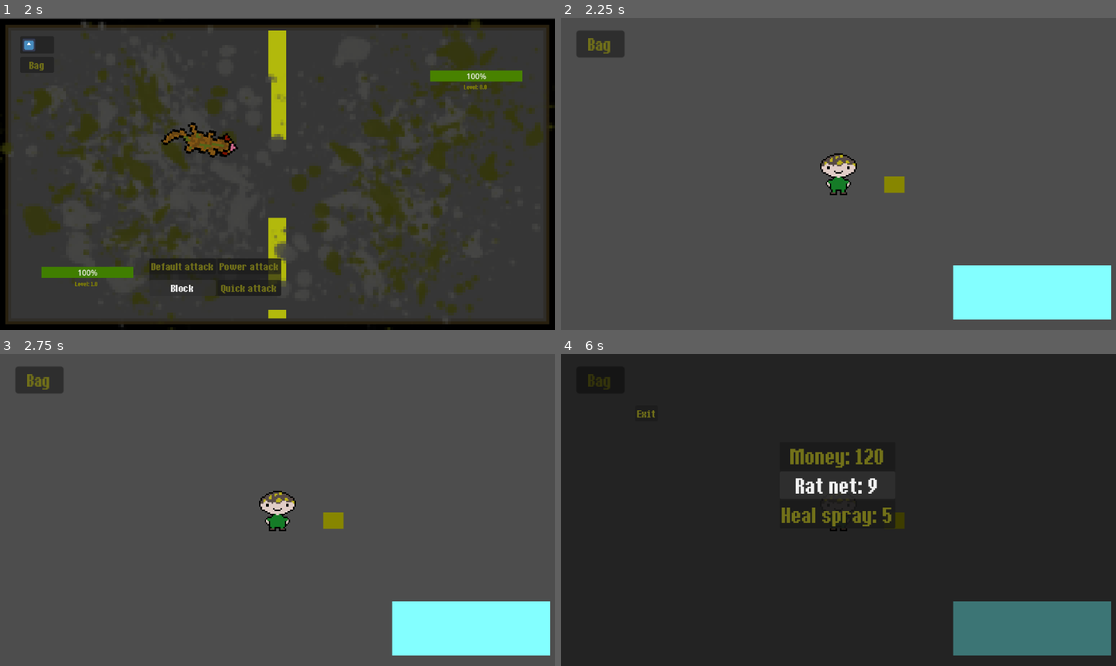
Above: before the commit, frames 1-4 (two rows, left to right).
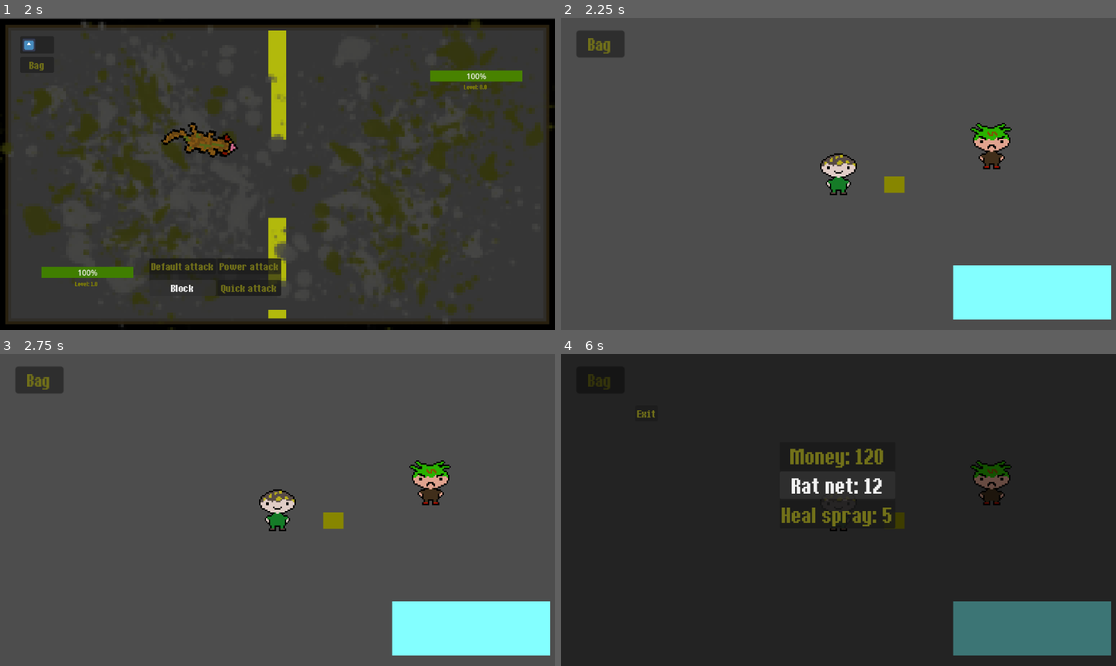
Above: after the commit, the same moments.

Repository: jjoseph-3/digi-game
Game: Godot game, scene res://Scenes/combat_ui.tscn
Same seed, same stepped clock (60 frames per second), same inputs: the game is played once before the commit and once after it. This scene is started directly instead of the project's main scene. The engine's default icon, where the game draws it, is replaced by a stand-in: a white triangle on a blue panel in a dark square.
Inputs (mouse positions are in pixels of both pictures, inside the frame that each line leads up to):
- Up to frame 1 (2 s): click "Default attack" at 0.5 s; click "Block" at 1.25 s
- Up to frame 2 (2.25 s): click "Power attack" at 2 s
- Up to frame 3 (2.75 s): no input
- Up to frame 4 (6 s): click "Bag" at 2.75 s; click "Money: 120" at 3.5 s; click "Rat net: 12" at 4.25 s; click (838, 485) at 5 s, where only the run before the commit has a clickable "Rat net: 11"; click (838, 485) at 5.75 s, where only the run before the commit has a clickable "Rat net: 10"

Frame 1 is identical in both runs. In frame 2, 0.7% of the frame differs, in the area x 73-82%, y 33-49%; in frame 3, 1.0%; in frame 4, 1.1%, in the area x 41-82%, y 34-49%.
Error before the commit: Invalid call. Nonexistent function 'net_thrown' in base 'Nil'. (res://Scripts/button.gd:29)

Commit message:
added a boss and calculated thier stats

Diff:
--- a/main-game/Scenes/Level.tscn
+++ b/main-game/Scenes/Level.tscn
@@ -2,6 +2,7 @@
 
 [ext_resource type="Script" uid="uid://vcqffrur7y1a" path="res://Scripts/level.gd" id="1_vsvp5"]
 [ext_resource type="PackedScene" uid="uid://c5i1pjey6fn3x" path="res://Scenes/Wild_rat.tscn" id="2_8rbpu"]
+[ext_resource type="PackedScene" uid="uid://cjv5ey7mtbhy5" path="res://Scenes/boss.tscn" id="3_8rbpu"]
 
 [sub_resource type="RectangleShape2D" id="RectangleShape2D_0ba56"]
 size = Vector2(163, 56)
@@ -67,6 +68,9 @@
 [node name="CollisionShape2D" type="CollisionShape2D" parent="StaticBody2D/CollisionShape2D2/Area2D2" unique_id=680394578]
 shape = SubResource("RectangleShape2D_8rbpu")
 
+[node name="CharacterBody2D" parent="." unique_id=625856921 instance=ExtResource("3_8rbpu")]
+position = Vector2(159, -29)
+
 [connection signal="body_entered" from="Area2D" to="." method="tall_grass_entered"]
 [connection signal="body_exited" from="Area2D" to="." method="left_tall_grass"]
 [connection signal="body_entered" from="StaticBody2D/CollisionShape2D2/Area2D2" to="." method="shop_opened"]
--- a/main-game/Scenes/Player.tscn
+++ b/main-game/Scenes/Player.tscn
@@ -35,7 +35,7 @@
 }],
 "loop": true,
 "name": &"idle",
-"speed": 3.0
+"speed": 1.0
 }, {
 "frames": [{
 "duration": 1.0,
--- /dev/null
+++ b/main-game/Scenes/boss.tscn
@@ -0,0 +1,51 @@
+[gd_scene format=3 uid="uid://cjv5ey7mtbhy5"]
+
+[ext_resource type="Texture2D" uid="uid://td5obiw7fkrd" path="res://boss_man0000.png" id="1_skx2t"]
+[ext_resource type="Script" uid="uid://cn3patu042s3b" path="res://Scripts/boss.gd" id="1_ukjjc"]
+[ext_resource type="Texture2D" uid="uid://byi5hj4afcr68" path="res://boss_man0001.png" id="2_lnbgr"]
+[ext_resource type="Texture2D" uid="uid://d2dxo4w53agei" path="res://boss_man0002.png" id="3_o1i15"]
+
+[sub_resource type="RectangleShape2D" id="RectangleShape2D_mihky"]
+size = Vector2(20, 43)
+
+[sub_resource type="SpriteFrames" id="SpriteFrames_we8h1"]
+animations = [{
+"frames": [{
+"duration": 1.5,
+"texture": ExtResource("1_skx2t")
+}, {
+"duration": 1.5,
+"texture": ExtResource("3_o1i15")
+}, {
+"duration": 1.5,
+"texture": ExtResource("2_lnbgr")
+}],
+"loop": true,
+"name": &"idle",
+"speed": 2.0
+}]
+
+[sub_resource type="RectangleShape2D" id="RectangleShape2D_skx2t"]
+size = Vector2(28, 44)
+
+[node name="CharacterBody2D" type="CharacterBody2D" unique_id=625856921]
+script = ExtResource("1_ukjjc")
+
+[node name="CollisionShape2D" type="CollisionShape2D" parent="." unique_id=1967657599]
+position = Vector2(0, 2.5)
+shape = SubResource("RectangleShape2D_mihky")
+
+[node name="AnimatedSprite2D" type="AnimatedSprite2D" parent="." unique_id=1078522022]
+scale = Vector2(1.5, 1.5)
+sprite_frames = SubResource("SpriteFrames_we8h1")
+animation = &"idle"
+autoplay = "idle"
+frame_progress = 0.79999083
+
+[node name="Area2D" type="Area2D" parent="." unique_id=1747376524]
+
+[node name="CollisionShape2D" type="CollisionShape2D" parent="Area2D" unique_id=572669528]
+position = Vector2(0, 3)
+shape = SubResource("RectangleShape2D_skx2t")
+
+[connection signal="body_entered" from="Area2D" to="." method="boss_challenged"]
--- /dev/null
+++ b/main-game/Scripts/boss.gd
@@ -0,0 +1,65 @@
+extends CharacterBody2D
+
+const FINAL_BOSS_STATS: Dictionary = {
+	"The one" : {
+		"base_hp" : 80,
+		"base_attack" : 70,
+		"base_defence" : 80,
+		"base_speed" : 60,
+		"catch_rate" : "not_catchable",
+		"base_yeild" : 100
+		}
+}
+const FIRST_KEY: String = "The one"
+const SPECIES_LEVEL: String = "level"
+const SPECIES_CURRENT_HP: String = "current_hp"
+const STATS_BASE_HP: String = "base_hp"
+const STATS_BASE_ATTACK: String = "base_attack"
+const STATS_BASE_DEFENCE: String = "base_defence"
+const STATS_BASE_SPEED: String = "base_speed"
+const STATS_CATCH_RATE: String = "catch_rate"
+const STATS_BASE_YEILD: String = "base_yeild"
+const LEVEL_SCALING: float = 0.01
+const BASE_HP: float = 10
+const BASE_STAT: float = 5
+const RAT_LEVEL: float = 30.0
+
+var boss_stats: Dictionary = {
+	"The one": {
+
+	}
+}
+
+func _ready() -> void:
+	var rat_data = boss_stats[FIRST_KEY]
+	var base_stats = FINAL_BOSS_STATS[FIRST_KEY]
+
+	# Calculations of stats
+	Global.wild_rat_level = RAT_LEVEL
+
+	Global.wild_rat_hp = float(floor(LEVEL_SCALING * (base_stats[STATS_BASE_HP])
+	* RAT_LEVEL)) + RAT_LEVEL + BASE_HP
+	Global.wild_rat_max_hp = Global.wild_rat_hp
+
+	Global.wild_rat_attack = float(floor(LEVEL_SCALING * base_stats[STATS_BASE_ATTACK]
+	* RAT_LEVEL)) + BASE_STAT
+
+	Global.wild_rat_defence = float(floor(LEVEL_SCALING * base_stats[STATS_BASE_DEFENCE]
+	* RAT_LEVEL)) + BASE_STAT
+
+	Global.wild_rat_speed = float(floor(LEVEL_SCALING * base_stats[STATS_BASE_SPEED]
+	* RAT_LEVEL)) + BASE_STAT
+
+	Global.wild_rat_catch_rate = base_stats[STATS_CATCH_RATE]
+	print("catch chance: ", Global.wild_rat_catch_rate)
+
+	Global.base_yield = base_stats[STATS_BASE_YEILD]
+
+
+func _process(delta: float) -> void:
+	pass
+
+
+func boss_challenged(body: Node2D) -> void:
+	if body is Player:
+		pass
--- a/main-game/Scripts/button.gd
+++ b/main-game/Scripts/button.gd
@@ -18,28 +18,28 @@
 
 
 func item_used() -> void:
-
 	if item == RAT_NET_NAME:
-		if Global.bag.has(item):
+		if Global.bag.has(item) and Global.wild_rat_catch_rate > 0 \
+		and Global.player_moved == false:
 			Global.bag[item] -= 1
 			get_tree().get_first_node_in_group("bag").bag = Global.bag
 			print(Global.bag)
 			text = str(item, COLONISER, Global.bag[item])
 
-		combat_ui.net_thrown()
-		get_tree().get_first_node_in_group("bag").queue_free()
-		get_tree().call_deferred("change_scene_to_file", "res://combat_ui/bag.tscn")
+			combat_ui.net_thrown()
+			get_tree().get_first_node_in_group("bag").queue_free()
+			get_tree().call_deferred("change_scene_to_file", "res://combat_ui/bag.tscn")
 
 	elif item == HEAL_SPRAY_NAME:
-		if Global.bag.has(item):
+		if Global.bag.has(item) and Global.player_moved == false:
 			Global.bag[item] -= 1
 			get_tree().get_first_node_in_group("bag").bag = Global.bag
 			print(Global.bag)
 			text = str(item, COLONISER, Global.bag[item])
 
-		combat_ui.heal_used()
-		get_tree().get_first_node_in_group("bag").queue_free()
-		get_tree().call_deferred("change_scene_to_file", "res://combat_ui/bag.tscn")
+			combat_ui.heal_used()
+			get_tree().get_first_node_in_group("bag").queue_free()
+			get_tree().call_deferred("change_scene_to_file", "res://combat_ui/bag.tscn")
 
 	if Global.bag[item] <= 0:
 		queue_free()
--- a/main-game/Scripts/combat_ui.gd
+++ b/main-game/Scripts/combat_ui.gd
@@ -34,7 +34,6 @@
 const POWER_ATTACK_POWER: float = 8
 const QUICK_ATTACK_POWER: float = 3
 
-var player_moved: bool = false
 var enemy_moved: bool = false
 var blocked: bool = false
 var enemy_alive: bool = true
@@ -103,7 +102,7 @@
 func _process(delta: float) -> void:
 	Global.player_not_controllable.emit()
 
-	if enemy_moved or player_moved == true:
+	if enemy_moved or Global.player_moved == true:
 		if enemy_rat_hp.value <= 0 and enemy_alive == true:
 			enemy_alive = false
 			enemy_dead()
@@ -113,9 +112,9 @@
 			player_dead()
 
 
-	if enemy_moved and player_moved == true:
+	if enemy_moved and Global.player_moved == true:
 		enemy_moved = false
-		player_moved = false
+		Global.player_moved = false
 		# Allows both player and enemy to move again
 		if blocked == true:
 			Global.rat_defence = Global.rat_defence / DEFENCE_MULTIPLIER
@@ -184,7 +183,7 @@
 			# Random chance for "normal attack" or "power attack" for enemy
 
 func basic_attack() -> void:
-	if player_moved == false:
+	if Global.player_moved == false:
 		if Global.wild_rat_speed > Global.rat_speed:
 			enemy_turn()
 			damage = int(floor((DAMAGE_SCALING * Global.rat_level) + DAMAGE_FLOOR
@@ -192,7 +191,7 @@
 			enemy_rat_hp.value = enemy_rat_hp.value - damage
 			Global.wild_rat_hp = enemy_rat_hp.value
 			print("you did: ", damage, "damage")
-			player_moved = true
+			Global.player_moved = true
 			player_sprite.animation = BASIC_ATTACK_ANIMATION
 			await get_tree().create_timer(TURN_DELAY).timeout
 			player_sprite.animation = DEFAULT_ANIMATION
@@ -203,7 +202,7 @@
 			enemy_rat_hp.value = enemy_rat_hp.value - damage
 			Global.wild_rat_hp = enemy_rat_hp.value
 			print("you did: ", damage, "damage")
-			player_moved = true
+			Global.player_moved = true
 			player_sprite.animation = BASIC_ATTACK_ANIMATION
 			await get_tree().create_timer(TURN_DELAY).timeout
 			player_sprite.animation = DEFAULT_ANIMATION
@@ -211,7 +210,7 @@
 
 
 func power_attack() -> void:
-	if player_moved == false:
+	if Global.player_moved == false:
 		if Global.wild_rat_speed > Global.rat_speed:
 			enemy_turn()
 			if randf() < HIT_CHANCE:
@@ -220,14 +219,14 @@
 				enemy_rat_hp.value = enemy_rat_hp.value - damage
 				Global.wild_rat_hp = enemy_rat_hp.value
 				print("you did: ", damage, "damage")
-				player_moved = true
+				Global.player_moved = true
 				player_sprite.animation = POWER_ATTACK_ANIMATION
 				await get_tree().create_timer(TURN_DELAY).timeout
 				player_sprite.animation = DEFAULT_ANIMATION
 			# 2x power but 75% hit chance
 			else:
 				print("you missed")
-				player_moved = true
+				Global.player_moved = true
 				await get_tree().create_timer(TURN_DELAY).timeout
 
 		elif Global.wild_rat_speed <= Global.rat_speed:
@@ -237,20 +236,20 @@
 				enemy_rat_hp.value = enemy_rat_hp.value - damage
 				Global.wild_rat_hp = enemy_rat_hp.value
 				print("you did: ", damage, "damage")
-				player_moved = true
+				Global.player_moved = true
 				await get_tree().create_timer(TURN_DELAY).timeout
 				enemy_turn()
 
 			else:
 				print("you missed")
-				player_moved = true
+				Global.player_moved = true
 				await get_tree().create_timer(TURN_DELAY).timeout
 				enemy_turn()
 		# 2x power but 75% hit chance
 
 
 func quick_attack() -> void:
-	if player_moved == false:
+	if Global.player_moved == false:
 		Global.rat_speed = Global.rat_speed * SPEED_MULTI
 		if Global.wild_rat_speed > Global.rat_speed:
 			enemy_turn()
@@ -260,7 +259,7 @@
 			Global.wild_rat_hp = enemy_rat_hp.value
 			Global.rat_speed = Global.rat_speed / SPEED_MULTI
 			print("you did: ", damage, "damage")
-			player_moved = true
+			Global.player_moved = true
 			player_sprite.animation = QUICK_ATTACK_ANIMATION
 			await get_tree().create_timer(TURN_DELAY).timeout
 			player_sprite.animation = DEFAULT_ANIMATION
@@ -272,7 +271,7 @@
 			Global.wild_rat_hp = enemy_rat_hp.value
 			Global.rat_speed = Global.rat_speed / SPEED_MULTI
 			print("you did: ", damage, "damage")
-			player_moved = true
+			Global.player_moved = true
 			player_sprite.animation = QUICK_ATTACK_ANIMATION
 			await get_tree().create_timer(TURN_DELAY).timeout
 			player_sprite.animation = DEFAULT_ANIMATION
@@ -280,28 +279,28 @@
 			# "Quick attack"
 
 func block() -> void:
-	if player_moved == false:
+	if Global.player_moved == false:
 		Global.rat_speed = Global.rat_speed * BLOCK_SPEED_MULTI
 		Global.rat_defence = Global.rat_defence * DEFENCE_MULTIPLIER
 		Global.rat_speed = Global.rat_speed / BLOCK_SPEED_MULTI
 		print("you did: ", damage, "damage")
 		blocked = true
-		player_moved = true
+		Global.player_moved = true
 		# Defence increases 10x for one turn
 		await get_tree().create_timer(TURN_DELAY).timeout
 		enemy_turn()
 
 
 func bag_opened() -> void:
-	if player_moved == false:
+	if Global.player_moved == false:
 		var new_scene = load("res://Scenes/bag.tscn").instantiate()
 		add_child(new_scene)
 
 
 func heal_used() -> void:
-	if player_moved == false:
+	if Global.player_moved == false:
 		current_rat_hp.value = Global.rat_max_hp
-		player_moved = true
+		Global.player_moved = true
 		await get_tree().create_timer(TURN_DELAY).timeout
 		enemy_turn()
 
@@ -311,13 +310,13 @@
 
 
 func net_thrown() -> void:
-	if player_moved == false:
+	if Global.player_moved == false and Global.wild_rat_catch_rate > 0:
 		catch_chance = (((MAX_HP_MULTI * enemy_rat_hp.max_value) - (CURRENT_HP_MULTI
 		* enemy_rat_hp.value)) * Global.wild_rat_catch_rate) \
 		/ (MAX_HP_MULTI * enemy_rat_hp.max_value)
-		# Checks for player_moved and calculates a catch chance
-		player_moved = true
-
+		# Checks for Global.player_moved and calculates a catch chance
+		Global.player_moved = true
+		print("player moved")
 		if randf() < catch_chance:
 			Global.party[new_rat] = {
 				NEW_RAT_LEVEL : Global.wild_rat_level,
@@ -332,8 +331,7 @@
 			get_tree().call_deferred("change_scene_to_file", "res://Scenes/Level.tscn")
 
 		else:
-			await get_tree().create_timer(TURN_DELAY).timeout
-			enemy_turn()
+			pass
 
 
 func enemy_dead() -> void:
--- a/main-game/Scripts/global.gd
+++ b/main-game/Scripts/global.gd
@@ -65,6 +65,7 @@
 var player: CharacterBody2D
 var saved_position: Vector2 = Vector2.ZERO
 var has_saved_position: bool = false
+var player_moved: bool = false
 
 @onready var enemy_sprite: AnimatedSprite2D
 
--- a/main-game/Scripts/wild_rat.gd
+++ b/main-game/Scripts/wild_rat.gd
@@ -28,7 +28,6 @@
 			"current_hp" : 1
 		},
 	}
-var rat_level
 
 @export var johovian_sprite_scene: PackedScene
 @export var kartarian_sprite_scene: PackedScene
@@ -48,7 +47,7 @@
 
 		# Calculations of stats
 		Global.wild_rat_level = rat_data[SPECIES_LEVEL]
-		rat_level = rat_data[SPECIES_LEVEL]
+		var rat_level = rat_data[SPECIES_LEVEL]
 
 		Global.wild_rat_hp = float(floor(LEVEL_SCALING * (base_stats[STATS_BASE_HP])
 		* rat_level)) + rat_level + BASE_HP
@@ -64,6 +63,7 @@
 		* rat_level)) + BASE_STAT
 
 		Global.wild_rat_catch_rate = base_stats[STATS_CATCH_RATE]
+		print("catch chance: ", Global.wild_rat_catch_rate)
 
 		Global.base_yield = base_stats[STATS_BASE_YEILD]
 
--- a/main-game/boss.tscn
+++ /dev/null
@@ -1,8 +0,0 @@
-[gd_scene format=3 uid="uid://cjv5ey7mtbhy5"]
-
-[sub_resource type="RectangleShape2D" id="RectangleShape2D_mihky"]
-
-[node name="CharacterBody2D" type="CharacterBody2D" unique_id=625856921]
-
-[node name="CollisionShape2D" type="CollisionShape2D" parent="." unique_id=1967657599]
-shape = SubResource("RectangleShape2D_mihky")
Not shown, added: main-game/Scripts/boss.gd.uid
Binary file added: main-game/boss_man0000.png
Not shown, added: main-game/boss_man0000.png.import
Binary file added: main-game/boss_man0001.png
Not shown, added: main-game/boss_man0001.png.import
Binary file added: main-game/boss_man0002.png
Not shown, added: main-game/boss_man0002.png.import
